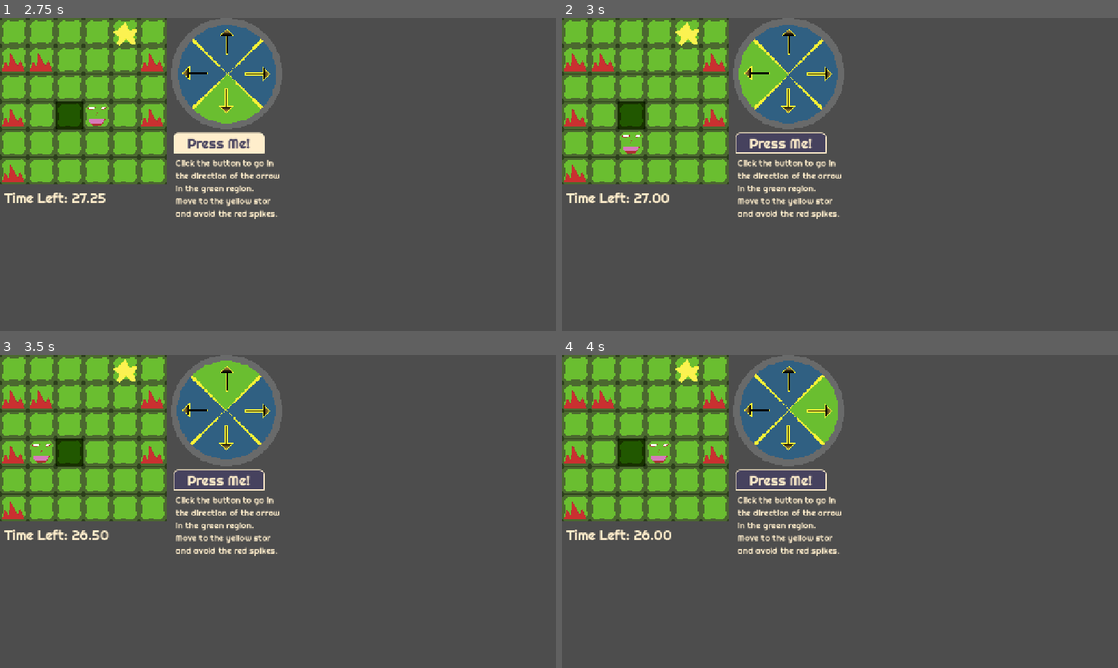
Above: before the commit, frames 1-4 (two rows, left to right).
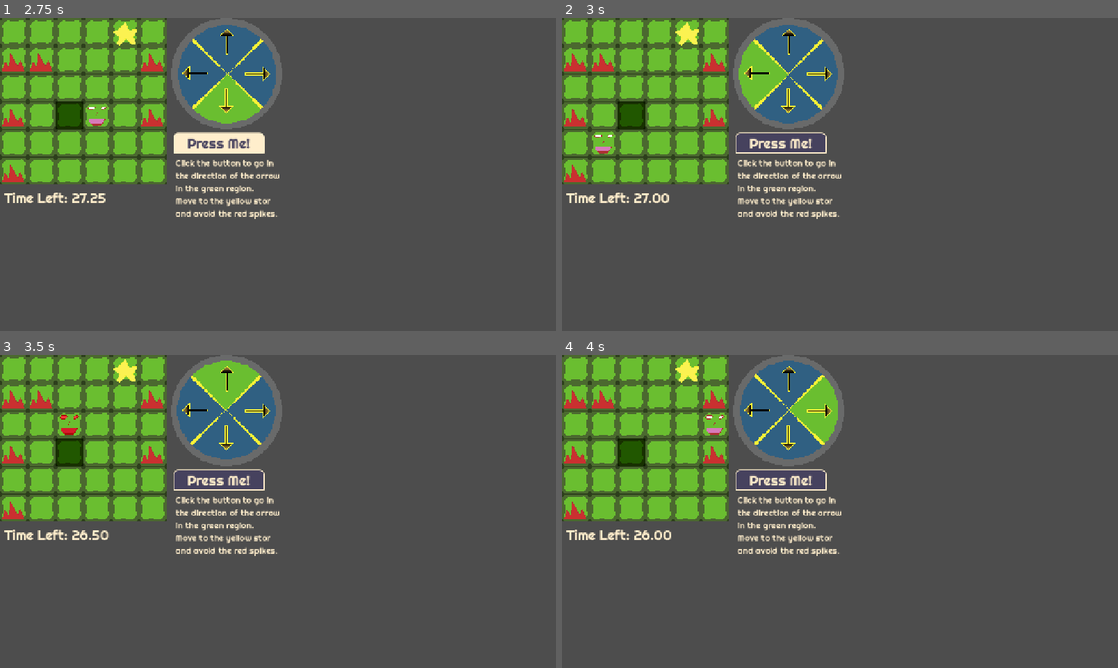
Above: after the commit, the same moments.

Repository: OrangePainting/in-this-economy
Game: Godot game, scene res://Scenes/Projects/grid_game_manager.tscn
The game is run twice, just before and just after one commit, with the same random seed, the same clock (stepped at 60 frames per second) and the same inputs. This scene is started directly instead of the project's main scene. Sound files missing from this copy of the repository are replaced by a short silence.
Inputs (mouse positions are in pixels of both pictures, inside the frame that each line leads up to):
- Up to frame 1 (2.75 s): click "Press Me!" at 0.5 s; click "Press Me!" at 1.25 s; click "Press Me!" at 2 s
- Up to frame 2 (3 s): tap Enter at 2.75 s; move the mouse to (962, 158) at 2.77 s; tap Space at 2.85 s; click (962, 158) at 2.92 s
- Up to frame 3 (3.5 s): tap Space at 3.02, 3.32 s
- Up to frame 4 (4 s): move the mouse to (728, 527) at 3.52 s; tap Space at 3.6, 3.77 s; click (728, 527) at 3.67 s

Frame 1 is identical in both runs. In frame 2, 0.1% of the frame differs, in the area x 5-15%, y 37-44%; in frame 3, 0.2%, in the area x 5-15%, y 19-35%; in frame 4, 0.2%.

Commit message:
Added Spacebar Suport
Krish Konda
12:05 06/27/26

Diff:
--- a/Scripts/Projects/application_sort_manager.gd
+++ b/Scripts/Projects/application_sort_manager.gd
@@ -172,6 +172,12 @@
 		draw_circle(dot_start + Vector2(i * dot_gap, 0.0), 10.0, color)
 		if i < passes_got: draw_arc(dot_start + Vector2(i * dot_gap, 0.0), 12.0, 0.0, TAU, 20, Color(0.5, 1.0, 0.5, 0.5), 2.0)
 
+func _unhandled_input(event: InputEvent) -> void:
+	if event is InputEventKey and event.pressed and not event.echo:
+		if event.keycode == KEY_SPACE:
+			_on_action_button_pressed()
+			get_viewport().set_input_as_handled()
+
 func _on_action_button_pressed() -> void:
 	if done: return
 	if state == State.SPINNING: state = State.DECEL
--- a/Scripts/Projects/arc_game_manager.gd
+++ b/Scripts/Projects/arc_game_manager.gd
@@ -53,6 +53,12 @@
 
 	if START_TIME - total_time <= 0.0: done = true
 
+func _unhandled_input(event: InputEvent) -> void:
+	if event is InputEventKey and event.pressed and not event.echo:
+		if event.keycode == KEY_SPACE:
+			_on_action_button_pressed()
+			get_viewport().set_input_as_handled()
+
 func _draw() -> void:
 	var inactive_ring_section = (NUM_RINGS + 0.5) * RING_GAP
 	draw_circle(CENTER, inactive_ring_section, Color(0.08, 0.08, 0.12))
--- a/Scripts/Projects/grid_game_manager.gd
+++ b/Scripts/Projects/grid_game_manager.gd
@@ -110,6 +110,12 @@
 
 	if display <= 0: done = true
 
+func _unhandled_input(event: InputEvent) -> void:
+	if event is InputEventKey and event.pressed and not event.echo:
+		if event.keycode == KEY_SPACE and not button.disabled:
+			_on_button_pressed()
+			get_viewport().set_input_as_handled()
+
 func change_direction() -> void:
 	if not done:
 		current_direction = (current_direction + 1) % 4
--- a/Scripts/Projects/pin_drop_manager.gd
+++ b/Scripts/Projects/pin_drop_manager.gd
@@ -68,6 +68,12 @@
 		time_label.text = "Time: %.2f" % maxf(display, 0.0)
 
 	if left <= 0.0: done = true
+
+func _unhandled_input(event: InputEvent) -> void:
+	if event is InputEventKey and event.pressed and not event.echo:
+		if event.keycode == KEY_SPACE:
+			_on_action_button_pressed()
+			get_viewport().set_input_as_handled()
 
 func _draw() -> void:
 	draw_circle(CENTER, RADIUS + 22.0, Color(0.08, 0.08, 0.12))
--- a/Scripts/envelope.gd
+++ b/Scripts/envelope.gd
@@ -33,6 +33,11 @@
 	GlobalData.global_total_apps += GlobalData.stats["apps_per_spin"]
 	GlobalData.apps_changed.emit()
 
+func _unhandled_input(event: InputEvent) -> void:
+	if event is InputEventKey and event.pressed and not event.echo:
+		if event.keycode == KEY_SPACE and not disabled:
+			_pressed()
+			get_viewport().set_input_as_handled()
 
 # Called every frame. 'delta' is the elapsed time since the previous frame.
 func _process(delta: float) -> void:
--- a/Scripts/main.gd
+++ b/Scripts/main.gd
@@ -44,6 +44,12 @@
 func _process(delta: float) -> void:
 	GlobalData.total_time += delta # Change later to use Time.get_ticks_msec()
 
+func _unhandled_input(event: InputEvent) -> void:
+	if event is InputEventKey and event.pressed and not event.echo:
+		if event.keycode == KEY_SPACE and not button.disabled:
+			_on_spin_button_pressed()
+			get_viewport().set_input_as_handled()
+
 func _on_spin_button_pressed() -> void:
 	button.disabled = true
 	button.modulate = Color(1.0, 0.2, 0.2, 0.2)
--- a/Scripts/tutorial_manager.gd
+++ b/Scripts/tutorial_manager.gd
@@ -1,5 +1,8 @@
 class_name TutorialManager
 extends CanvasLayer
+
+signal space_pressed
+var apply_triggered = false
 
 @onready var dim: ColorRect = $Dim
 @onready var box: Panel = $Box
@@ -15,6 +18,15 @@
 # Called when the node enters the scene tree for the first time.
 func _ready() -> void:
 	skip_button.pressed.connect(finish)
+
+func _unhandled_input(event: InputEvent) -> void:
+	if event is InputEventKey and event.pressed and not event.echo:
+		if event.keycode == KEY_SPACE:
+			space_pressed.emit()
+			#get_viewport().set_input_as_handled()
+
+func mark_applied() -> void:
+	apply_triggered = true
 
 func start() -> void:
 	await get_tree().process_frame
@@ -82,8 +94,13 @@
 func step_apply() -> void:
 	fade_in()
 	await get_tree().create_timer(0.4).timeout
-	await point_at(spin_button.get_global_rect(), "Press APPLY to submit an application.", true)
-	await spin_button.pressed
+	await point_at(spin_button.get_global_rect(), "Click or press the Spacebar\nto submit an application.", true)
+	apply_triggered = false
+	spin_button.pressed.connect(mark_applied, CONNECT_ONE_SHOT)
+	space_pressed.connect(mark_applied, CONNECT_ONE_SHOT)
+	while not apply_triggered: await get_tree().process_frame
+	if spin_button.pressed.is_connected(mark_applied): spin_button.pressed.disconnect(mark_applied)
+	if space_pressed.is_connected(mark_applied): space_pressed.disconnect(mark_applied)
 	clear()
 	fade_out()
 	await get_tree().create_timer(0.4).timeout
@@ -115,7 +132,7 @@
 	if not upgrade_container: return
 	var first = first_visible(upgrade_container)
 	if not first:
-		tip.text = "Click the envelope\nto open an application!"
+		tip.text = "Click the envelope or press space\nto open an application!"
 		tip.visible = true
 		await get_tree().process_frame
 		tip.position = Vector2(790, 300)
Not shown, added: Builds/Web/Final Version/index.apple-touch-icon.png.import
Not shown, added: Builds/Web/Final Version/index.icon.png.import
Not shown, added: Builds/Web/Final Version/index.png.import
Not shown, changed: Builds/Web/Final Version.zip
Not shown, changed: Builds/Web/Final Version/index.html
Not shown, changed: Builds/Web/Final Version/index.pck
